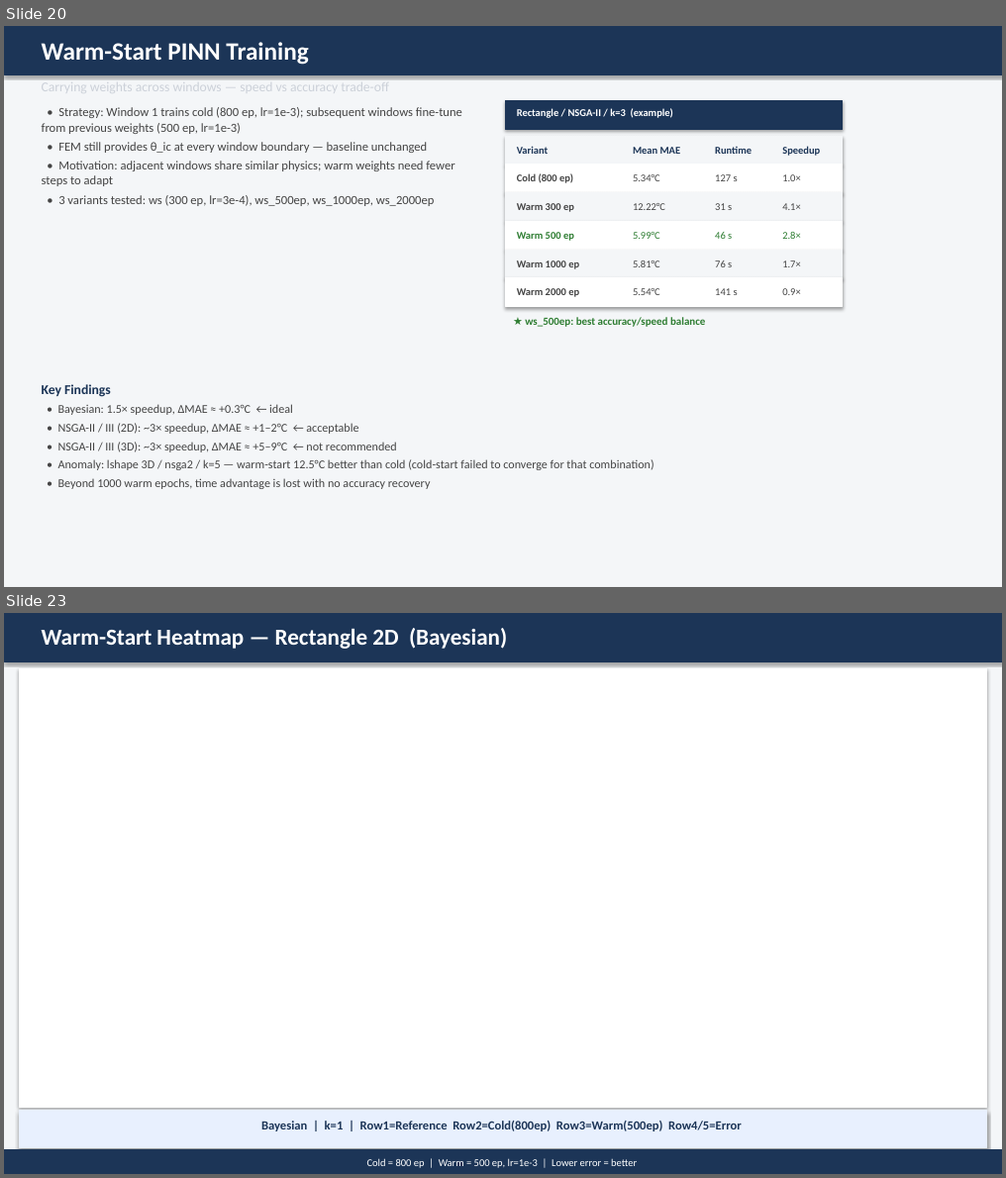
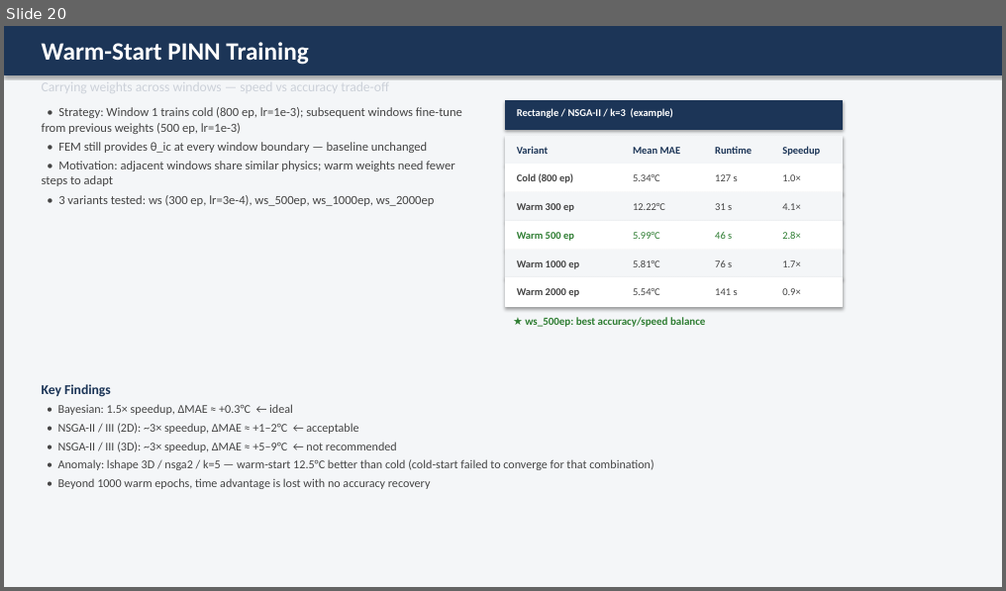
Before and after one commit to Omer8693/NAS-PINNS1, a slide deck: thermal_pinn/reports/NAS_PINN_Thermal_Quenching.pptx. Shown one above the other, each under a label of ours: slides 20 and 23 before the commit, slide 20 after it; the slides between them are not shown. The pictures are 1006x1178 and 1006x591 pixels, drawn with LibreOffice and Linux fonts; fonts in the diff are those of the drawing; background and template pictures are left out. Boxes give left, top, right and bottom in pixels: in the first picture for what was removed or moved away, otherwise in the second. Text is boxed around its words. In the diff, an @@ line names an element or a change of style, - is before the commit and + after.

```diff
--- a/thermal_pinn/reports/NAS_PINN_Thermal_Quenching.pptx
+++ b/thermal_pinn/reports/NAS_PINN_Thermal_Quenching.pptx
@@ slide 23 removed at [4,613,1002,1174], background picture (left out) @@
@@ rectangle removed at [4,613,1002,1174] @@
@@ rectangle removed at [4,613,1002,662] @@
@@ text removed at [42,628,507,649] @@
-Warm-Start Heatmap — Rectangle 2D (Bayesian)
@@ rectangle removed at [19,669,987,1107] @@
@@ rectangle removed at [19,1111,987,1149] @@
@@ text removed at [261,1121,742,1132] @@
-Bayesian | k=1 | Row1=Reference Row2=Cold(800ep) Row3=Warm(500ep) Row4/5=Error
@@ rectangle removed at [4,1151,1002,1174] @@
@@ text removed at [367,1158,637,1168] @@
-Cold = 800 ep | Warm = 500 ep, lr=1e-3 | Lower error = better
```
Also in this commit, not shown: 12 slides changed, 2 slides added, 4 other slides removed, 6 other files.
